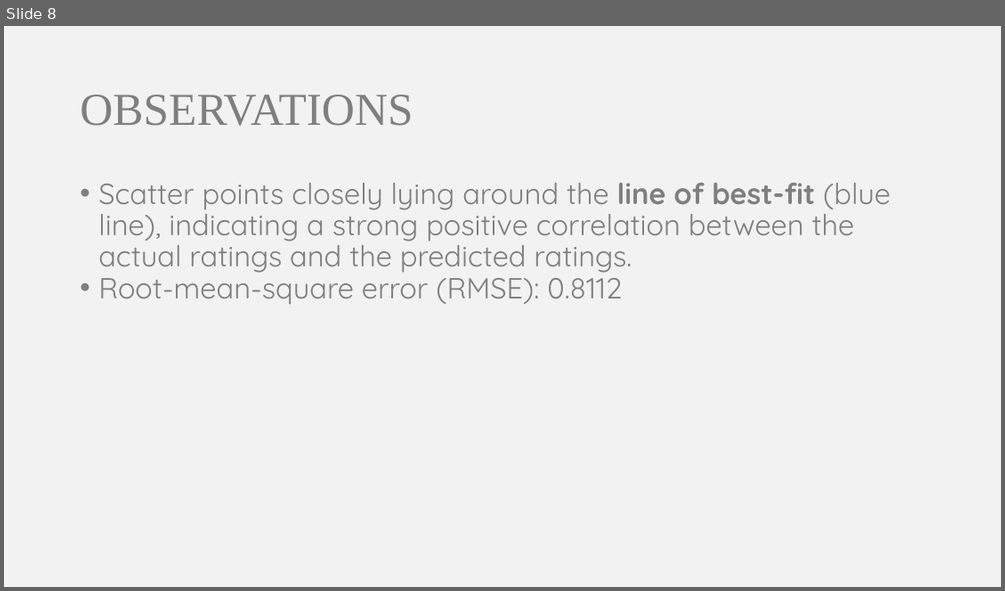
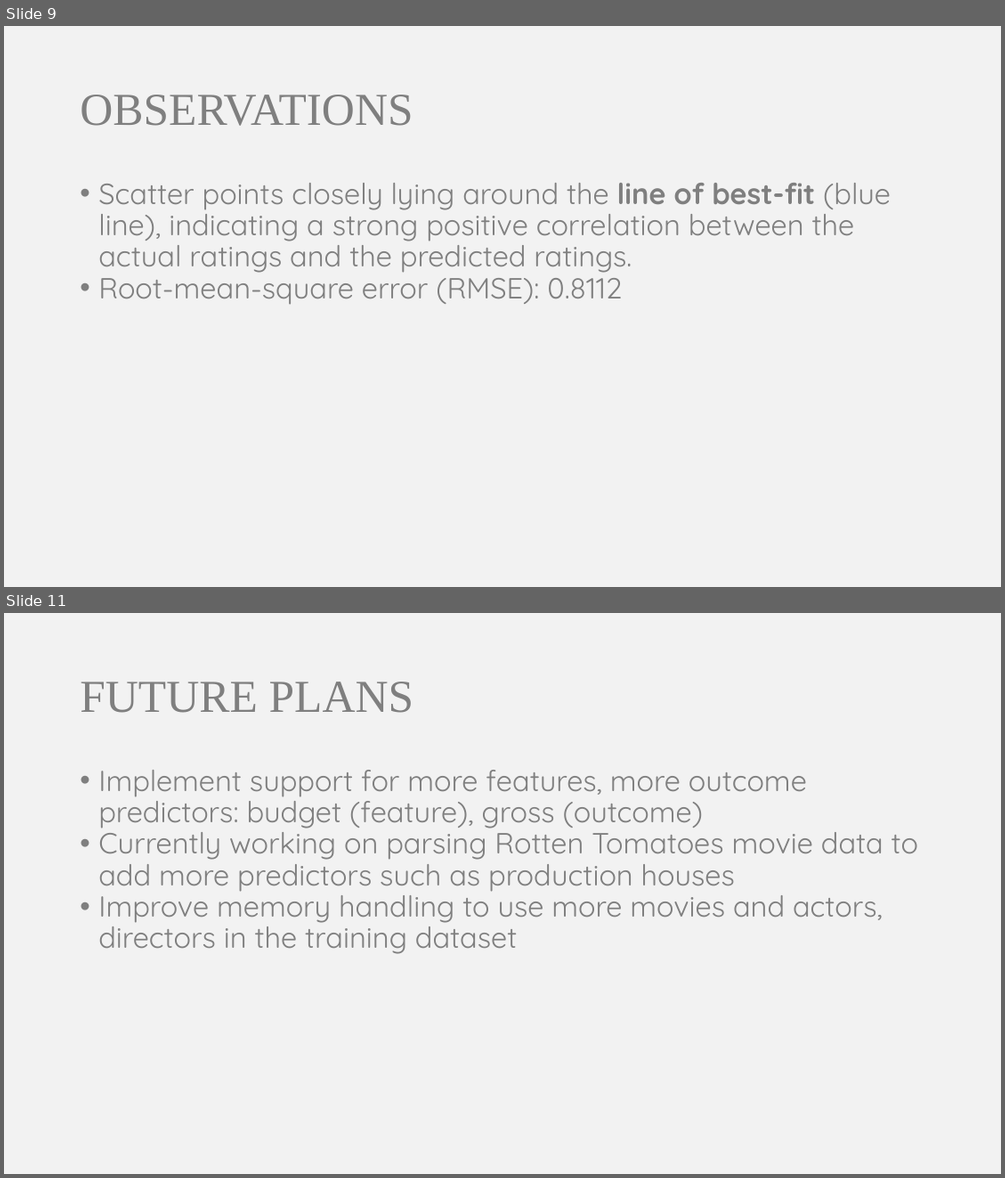
Before and after one commit to somyamohanty/Data_Dawgs, a slide deck: presentations/Presentation 2.pptx. Shown one above the other, each under a label of ours: slide 8 before the commit, slides 9 and 11 after it; the slides between them are not shown. The pictures are 1005x591 and 1005x1178 pixels, drawn with LibreOffice and Linux fonts; fonts in the diff are those of the drawing. Boxes give left, top, right and bottom in pixels: in the first picture for what was removed or moved away, otherwise in the second. Text is boxed around its words. In the diff, an @@ line names an element or a change of style, - is before the commit and + after.

```diff
--- a/presentations/Presentation 2.pptx
+++ b/presentations/Presentation 2.pptx
@@ slide 11 added at [4,613,1001,1174], background #F2F2F2 @@
@@ title added at [80,682,413,713], 44 pt, text #7F7F7F @@
+FUTURE PLANS
@@ text added at [98,770,918,954], 28 pt, text #7F7F7F @@
+• Implement support for more features, more outcome predictors: budget (feature), gross (outcome)
+• Currently working on parsing Rotten Tomatoes movie data to add more predictors such as production houses
+• Improve memory handling to use more movies and actors, directors in the training dataset
@@ what was slide 8 is now slide 9 @@
```
Also in this commit, not shown: 4 slides changed, 2 other slides added, 1 other file.
